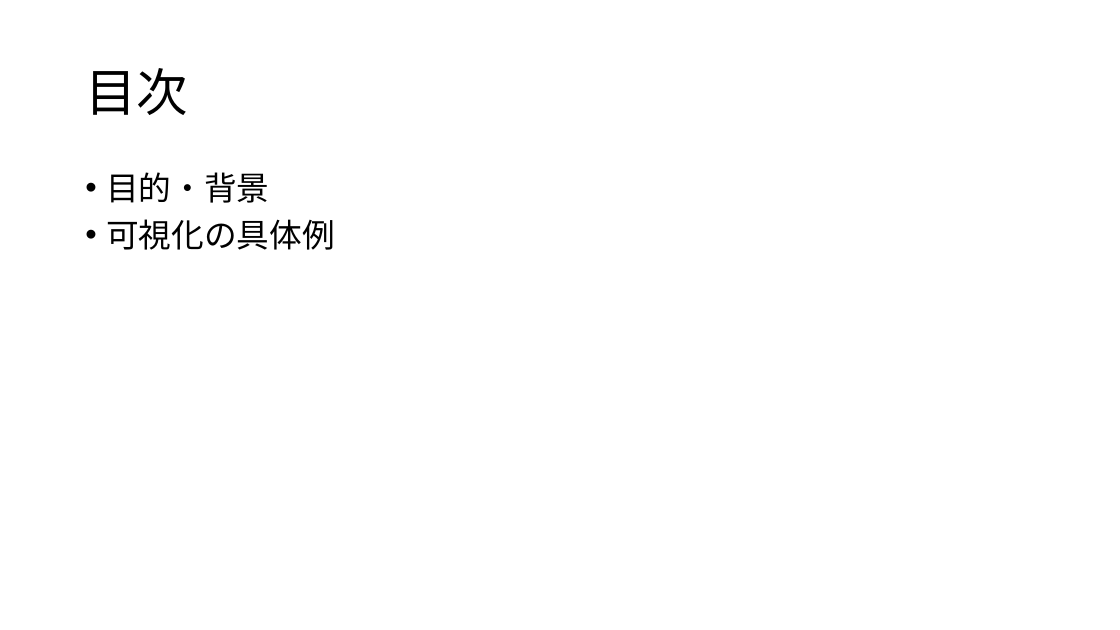
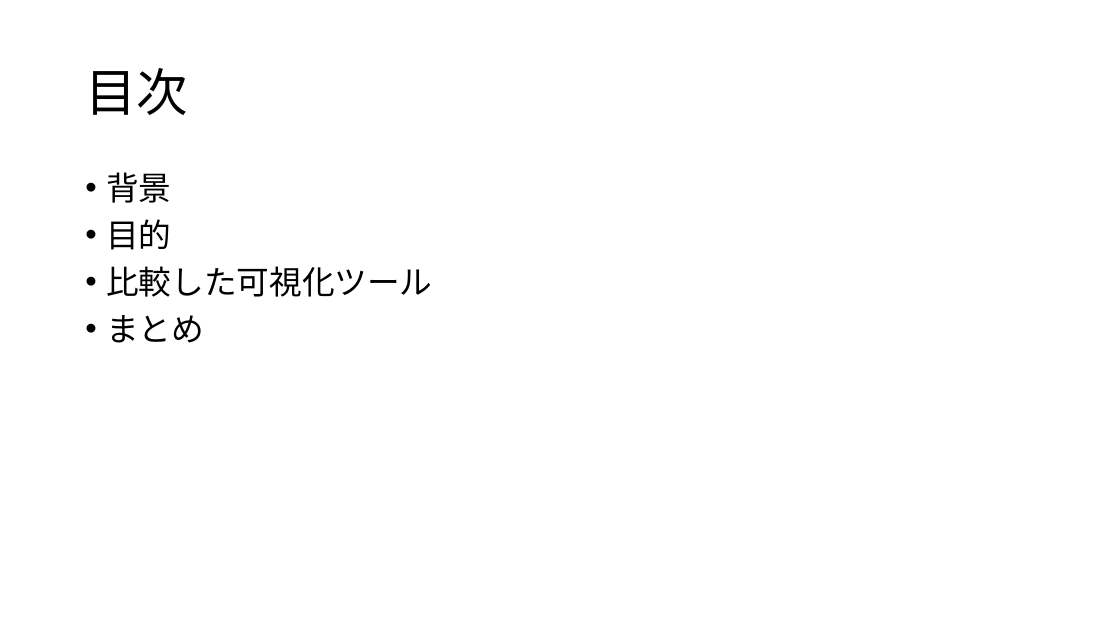
Before and after one commit to erevest-cobalt/3pro, a slide deck: slide 2 of 統計データの可視化.pptx. Drawn at 1120x630 pixels with LibreOffice and Linux fonts; fonts in the diff are those of the drawing. Boxes give left, top, right and bottom in pixels: in the first picture for what was removed or moved away, otherwise in the second. Text is boxed around its words. In the diff, an @@ line names an element or a change of style, - is before the commit and + after.

Commit message:
プレゼン資料をつくりました

```diff
--- a/統計データの可視化.pptx
+++ b/統計データの可視化.pptx
@@ text at (106, 172, 432, 343): text changed @@
-• 目的・背景
-• 可視化の具体例
+• 背景
+• 目的
+• 比較した可視化ツール
+• まとめ
```
Also in this commit, not shown: 5 other slides changed, 3 slides added, 1 other file.
